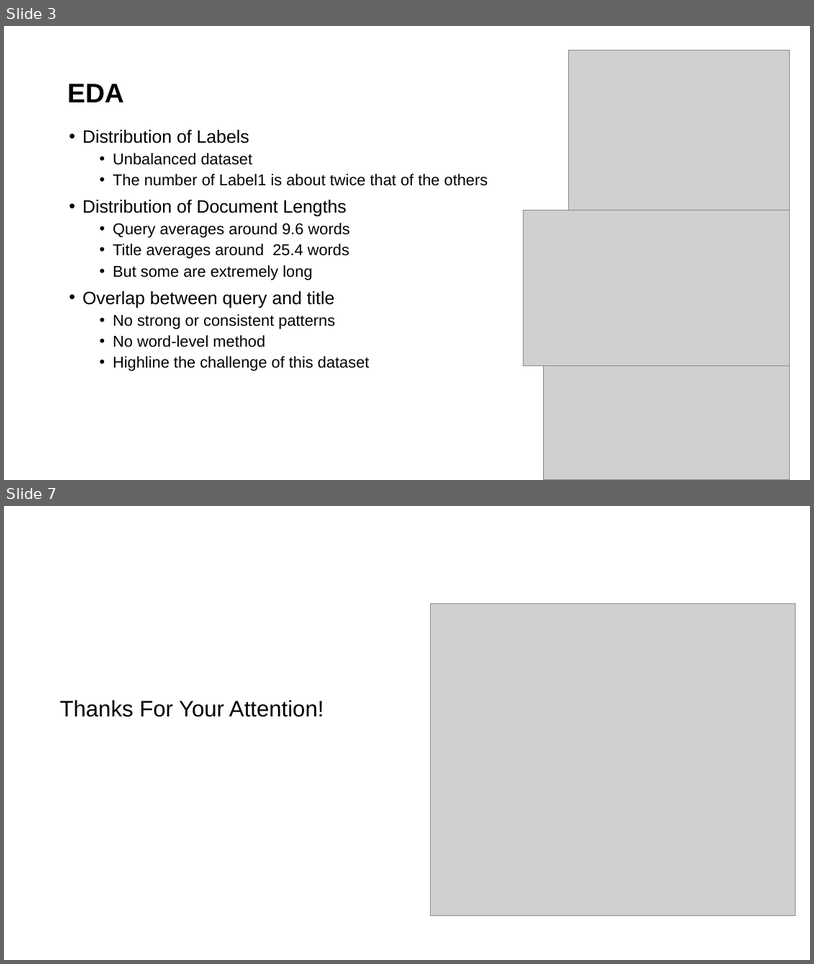
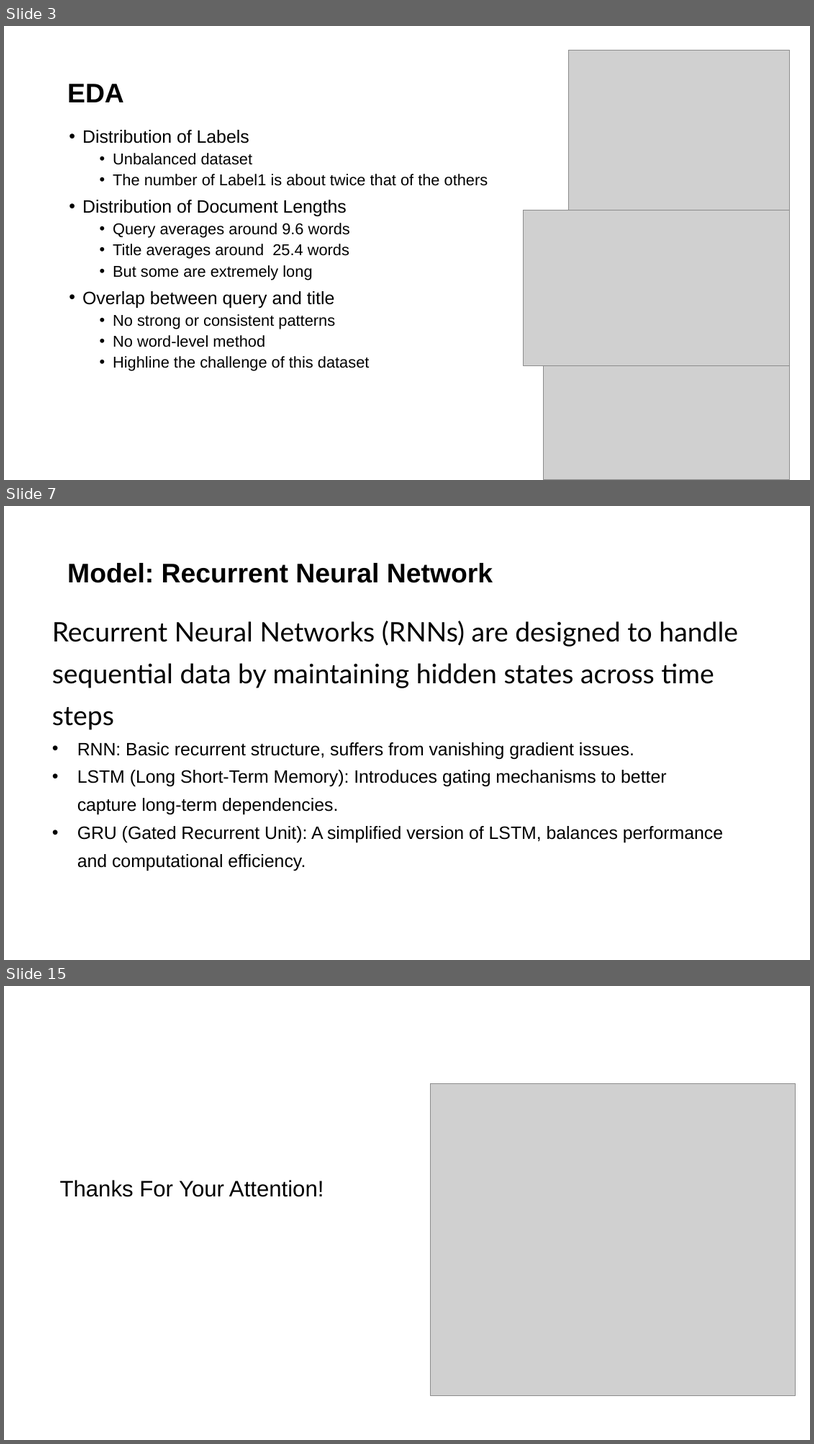
Before and after one commit to lijunfeng99/CS5242-project_25, a slide deck: CS5242_Presentation.pptx. Shown one above the other, each under a label of ours: slides 3 and 7 before the commit, slides 3, 7 and 15 after it; the slides between them are not shown. The pictures are 814x964 and 814x1444 pixels, drawn with LibreOffice and Linux fonts; fonts in the diff are those of the drawing; grey boxes stand for pictures; background and template pictures are left out. Boxes give left, top, right and bottom in pixels: in the first picture for what was removed or moved away, otherwise in the second. Text is boxed around its words. In the diff, an @@ line names an element or a change of style, - is before the commit and + after.

```diff
--- a/CS5242_Presentation.pptx
+++ b/CS5242_Presentation.pptx
@@ slide 7 added at (x1=4, y1=506, x2=810, y2=960), background #FFFFFF @@
@@ text added at (x1=9, y1=530, x2=59, y2=618), 21 pt, text #FFFFFF, bold @@
+03
@@ text added at (x1=67, y1=563, x2=493, y2=583), 24 pt, text #000000, bold @@
+Model: Recurrent Neural Network
@@ text added at (x1=52, y1=620, x2=738, y2=870), 16 pt, text #000000 @@
+Recurrent Neural Networks (RNNs) are designed to handle sequential data by maintaining hidden states across time steps
+• RNN: Basic recurrent structure, suffers from vanishing gradient issues.
+• LSTM (Long Short-Term Memory): Introduces gating mechanisms to better capture long-term dependencies.
+• GRU (Gated Recurrent Unit): A simplified version of LSTM, balances performance and computational efficiency.
@@ what was slide 7 is now slide 15 @@
```
Also in this commit, not shown: 1 slide changed, 9 other slides added, 2 slides removed, 5 other files.
